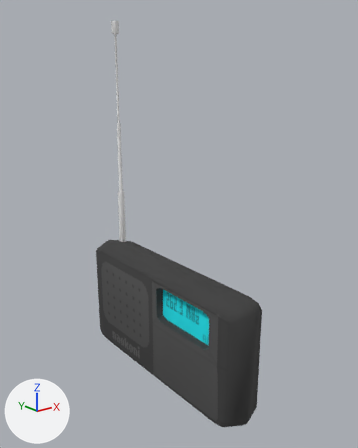
A saved change to the FBX model Content/Dump/General/radio.fbx.
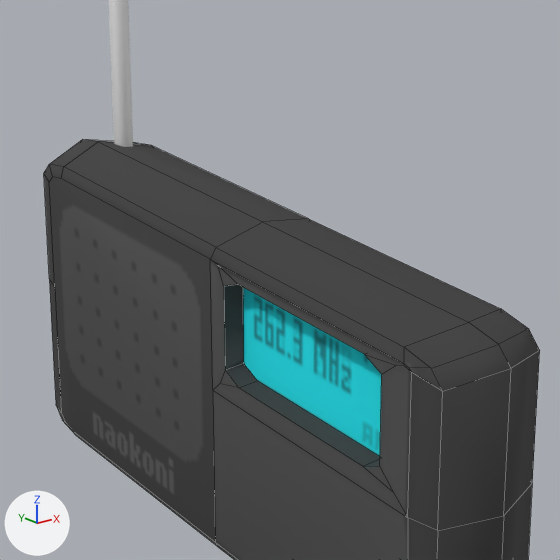
Old and new are each drawn whole from a 50 mm lens placed at (-5.12, -6.18, 5.38), pointed at (-0.09, 0.11, 2.86) and again close up on the part from 23% to 75% of the width and 43% to 85% of the height. The lights are fixed; the arrows at lower left show +X, +Y and +Z. The close-ups show mesh edges as thin lines. Where no turn or scale is listed for an object, it has been applied to the vertices.

The scene before the commit, as lines of its bpy script (objects in view):
```python
mat_material_001 = principled_material('Material.001')
mat_material_001.texture = img_radiotxt_png
mat_material_001.roughness = 1.0
me_cube_002 = bpy.data.meshes.new('Cube.002')
me_cube_002.from_pydata(...)  # 102 vertices, 86 faces; spans x -0.6..0.16, y -1.76..2.34, z -1.07..1.07
me_cube_002.materials.append(mat_material_001)  # picture img_radiotxt_png
me_cylinder = bpy.data.meshes.new('Cylinder')
me_cylinder.from_pydata(...)  # 40 vertices, 37 faces; spans x -0.06..0.06, y -0.06..0.07, z -0.54..3.66
ob_baseradio = bpy.data.objects.new('baseRadio', me_cube_002)
ob_baseradio.location = (0.0, 0.0, 1.0)
ob_cylinder = bpy.data.objects.new('Cylinder', me_cylinder)
ob_cylinder.location = (-0.07, 1.961, 2.53)
```
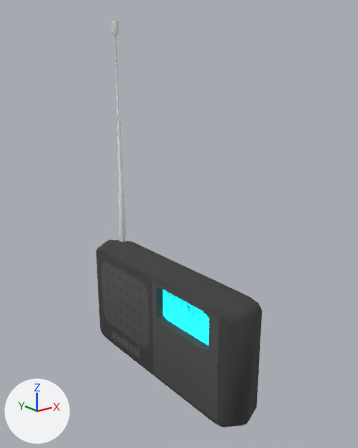
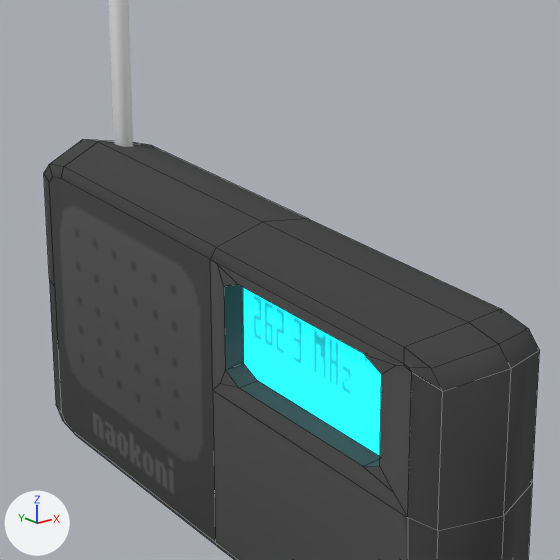
Changed parts and their boxes (x1, y1, x2, y2) in the close-ups (560 x 560 px):
'baseRadio', surface changed
    both: (51, 262, 415, 520)

The change, as a diff of the scene's bpy script:
```diff
--- a/Content/Dump/General/radio.fbx.py
+++ b/Content/Dump/General/radio.fbx.py
@@ img_radio_emission_png @@
+img_radio_emission_png = load_image('radio_emission.png', 'radio_emission.png', 256, 256, 'sRGB')
@@ mat_material_001 @@
 n0 = _N.new('ShaderNodeBsdfPrincipled'); n0.name = 'Principled BSDF'
 n0.inputs[2].default_value = 1.0  # 'Roughness'
+n0.inputs[28].default_value = 1.5  # 'Emission Strength'
 n1 = _N.new('ShaderNodeOutputMaterial'); n1.name = 'Material Output'
@@ mat_material_001 @@
 n2.image = img_radiotxt_png
+n3 = _N.new('ShaderNodeTexImage'); n3.name = 'Image Texture.001'
+n3.image = img_radio_emission_png
 _L.new(n2.outputs[0], n0.inputs[0])  # 'Color' to 'Base Color'
 _L.new(n0.outputs[0], n1.inputs[0])  # 'BSDF' to 'Surface'
+_L.new(n3.outputs[0], n0.inputs[27])  # 'Color' to 'Emission Color'
```
